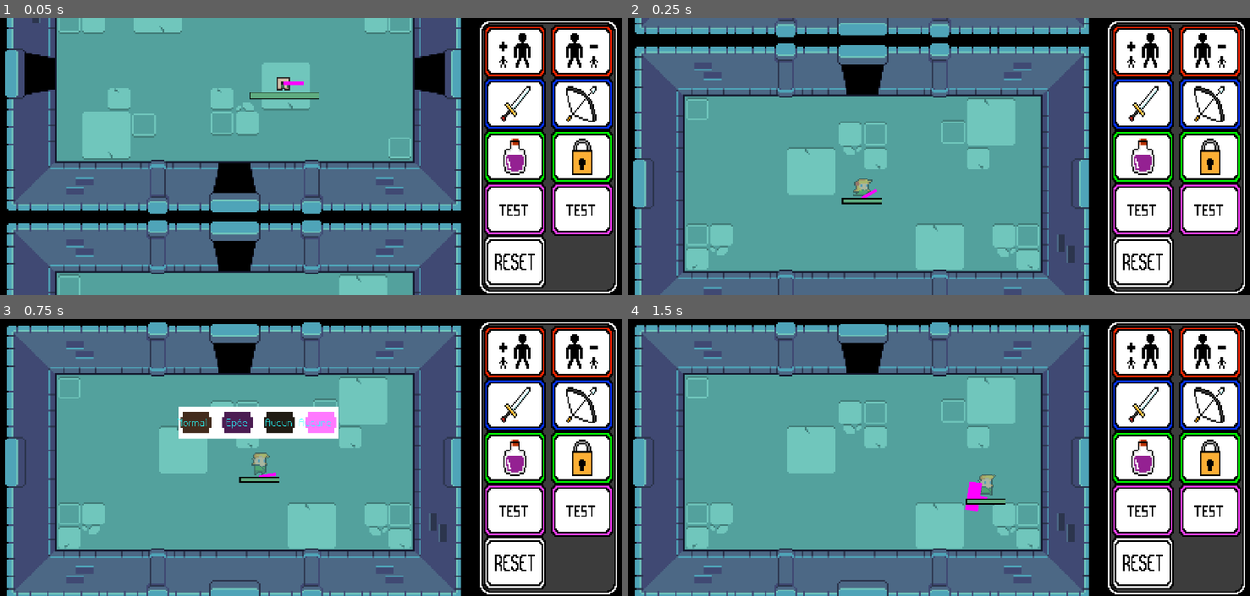
Above: before the commit, frames 1-4 (two rows, left to right).
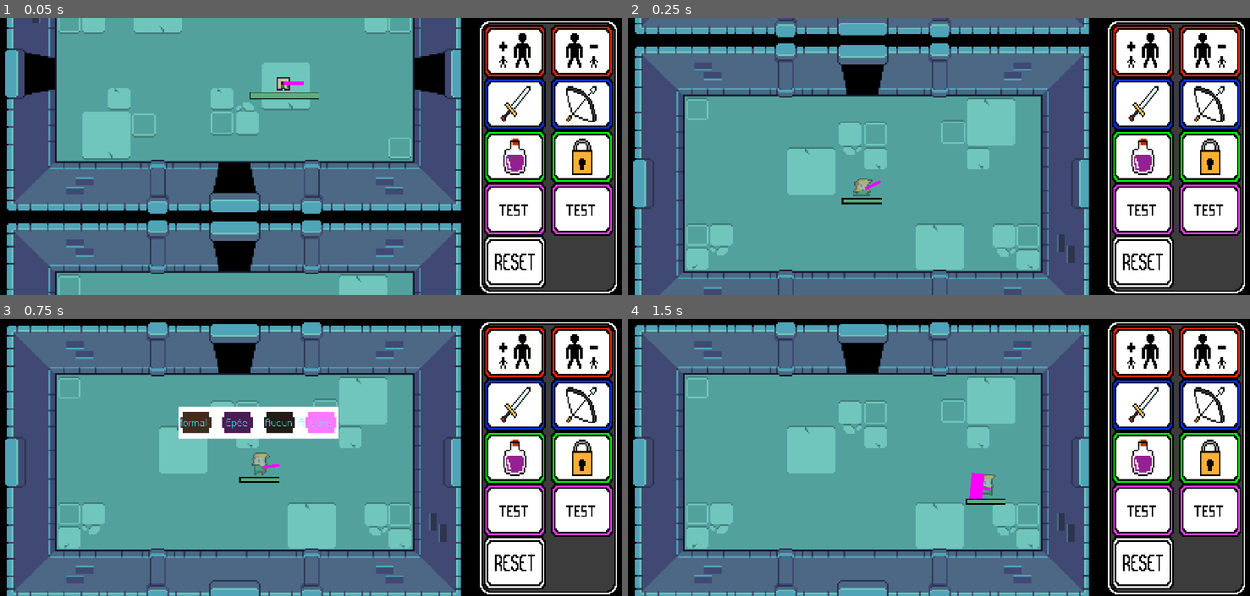
Above: after the commit, the same moments.

Repository: Lmorder2/Game-Jam---Max-Pierre-Arthur-Thomas
Game: Godot game, scene res://world.tscn
Same seed, same stepped clock (60 frames per second), same inputs: the game is played once before the commit and once after it.
Inputs (mouse positions are in pixels of both pictures, inside the frame that each line leads up to):
- Up to frame 1 (0.05 s): no input
- Up to frame 2 (0.25 s): no input
- Up to frame 3 (0.75 s): move the mouse to (466, 443) at 0.52 s; hold D (right) from 0.53 s (still down); hold Alt (alt) from 0.53 s (still down)
- Up to frame 4 (1.5 s): move the mouse to (808, 471) at 1.27 s; release D (right) at 1.28 s; release Alt (alt) at 1.28 s; hold S (down) from 1.28 s (still down); click (808, 471) at 1.35 s

Frame 1 is identical in both runs. In frame 2, less than 0.1% of the frame differs, in the area x 37-41%, y 58-65%; in frame 3, less than 0.1%; in frame 4, 0.2%, in the area x 54-59%, y 55-70%.

Commit message:
fin des effect management sur granad et petit, modif de deux trois variable par ci par la pour qu'elles soient appliquaables au mob et au  player

Diff:
--- a/mob.gd
+++ b/mob.gd
@@ -1,5 +1,6 @@
 extends CharacterBody2D
 
+var damage_amount = 5
 var speed = 40
 var player_chase = false
 var player = null
@@ -50,4 +51,4 @@
 
 
 func attack(player):
-	player.get_node("HealthManager").take_damage(5)
+	player.get_node("HealthManager").take_damage(damage_amount)
--- a/mob.tscn
+++ b/mob.tscn
@@ -103,7 +103,7 @@
 scale = Vector2(2.345, 2.345)
 sprite_frames = SubResource("SpriteFrames_nokgg")
 animation = &"Move"
-frame_progress = 0.810739
+frame_progress = 0.173377
 
 [node name="CollisionShape2D" type="CollisionPolygon2D" parent="."]
 position = Vector2(-27.0937, 13.817)
@@ -155,7 +155,7 @@
 
 [node name="HealthManager" parent="." instance=ExtResource("7_cixyi")]
 position = Vector2(-54, 14)
-healthMax = 200.0
+healthMax = 100000.0
 
 [node name="MobAttackTimer" type="Timer" parent="."]
 wait_time = 5.0
--- a/player.gd
+++ b/player.gd
@@ -1,5 +1,5 @@
 extends CharacterBody2D
-
+var damage_amount = 10
 const MAX_SPEED = 100.0
 const ACCELERATION = 1000.0
 const FRICTION = 500.0
@@ -33,4 +33,4 @@
 	pass # Replace with function body.
 
 func attack(body):
-	body.get_node("HealthManager").take_damage(20)
+	body.get_node("HealthManager").take_damage(damage_amount)
--- a/player.tscn
+++ b/player.tscn
@@ -106,9 +106,11 @@
 alignment = 1
 
 [node name="weaponsBow" parent="." instance=ExtResource("4_sweqy")]
+position = Vector2(2, -6)
 is_player = true
 
 [node name="weaponsSword" parent="." instance=ExtResource("5_2hs0m")]
+position = Vector2(2, -6)
 is_player = true
 
 [node name="EffectManager" parent="." node_paths=PackedStringArray("sprite", "collisionPolygon", "sword", "bow", "healthManager") instance=ExtResource("7_1jxqw")]
--- a/scenes/effect_manager.gd
+++ b/scenes/effect_manager.gd
@@ -7,11 +7,14 @@
 @export var sword : Node2D
 @export var bow : Node2D
 @export var healthManager : Node2D
-
 var originalSpriteSize
 var originalColSize
 var originalStateSword
 var originalStateBow
+var originalScalSword
+var originalScalBow
+var originalDamageAmount
+var scaleEffect = Vector2(0.4,0.4)
 
 
 func _ready() -> void:
@@ -19,6 +22,9 @@
 	$ParticleStun.emitting = false
 	originalSpriteSize = Vector2(sprite.scale)
 	originalColSize = Vector2(collisionPolygon.scale)
+	originalScalSword = Vector2(sword.scale)
+	originalScalBow = Vector2(bow.scale)
+	originalDamageAmount = $"..".damage_amount
 	sword.set_process(true)
 	sword.show()
 	print("état de sword set process"+str(sword.is_processing()))
@@ -37,6 +43,10 @@
 func reset_size_word():
 	sprite.scale = originalSpriteSize
 	collisionPolygon.scale = originalColSize
+	sword.scale = originalScalSword
+	bow.scale = originalScalBow
+	$"..".acceleration_ratio = 1.0
+	$"..".damage_amount += originalDamageAmount
 
 func reset_weapon():
 	bow.set_process(false)
@@ -58,9 +68,12 @@
 	if (effect) == "Petit":
 		#- size sprite and col
 		reset_size_word()
-		sprite.scale -= Vector2(0.1,0.1)
-		collisionPolygon.scale -= Vector2(0.1,0.1)
-		$"..".acceleration_ratio = 0.5
+		sprite.scale -= scaleEffect
+		collisionPolygon.scale -= scaleEffect
+		bow.scale -= scaleEffect
+		sword.scale -= scaleEffect
+		$"..".acceleration_ratio = 1.5
+		$"..".damage_amount -= 5
 
 
 
@@ -68,8 +81,12 @@
 	if (effect) == "Grand":
 		#+ size sprite and collision
 		reset_size_word()
-		sprite.scale += Vector2(0.1,0.1)
-		collisionPolygon.scale += Vector2(0.1,0.1)
+		sprite.scale += scaleEffect
+		collisionPolygon.scale += scaleEffect
+		bow.scale += scaleEffect
+		sword.scale += scaleEffect
+		$"..".acceleration_ratio = 0.5
+		$"..".damage_amount += 5
 	#
 		#Switch épée / arc
 	if (effect) == "Epée":
